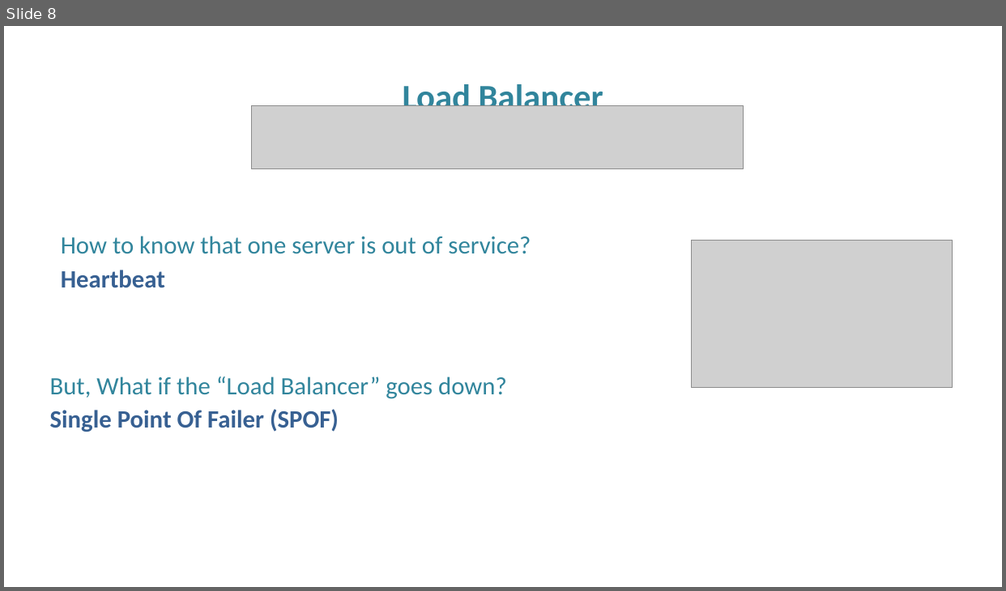
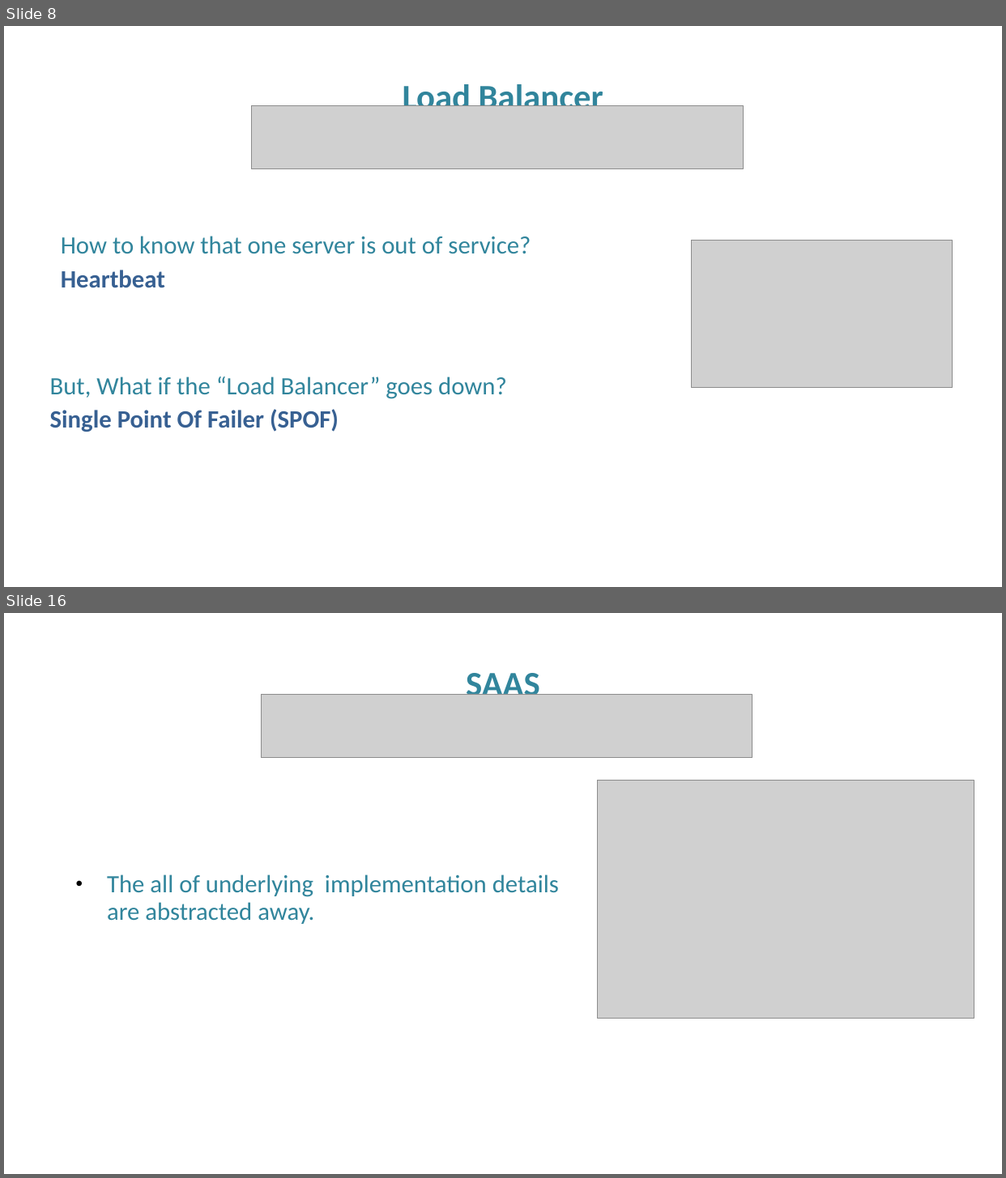
Before and after one commit to FITE-5thYear/InformationSystems, a slide deck: scaling in the cloud.pptx. Shown one above the other, each under a label of ours: slide 8 before the commit, slides 8 and 16 after it; the slides between them are not shown. The pictures are 1006x591 and 1006x1178 pixels, drawn with LibreOffice and Linux fonts; fonts in the diff are those of the drawing; grey boxes stand for pictures; background and template pictures are left out. Boxes give left, top, right and bottom in pixels: in the first picture for what was removed or moved away, otherwise in the second. Text is boxed around its words. In the diff, an @@ line names an element or a change of style, - is before the commit and + after.

```diff
--- a/scaling in the cloud.pptx
+++ b/scaling in the cloud.pptx
@@ slide 16 added at (4, 613, 1002, 1174), background picture (left out) @@
@@ text added at (466, 667, 540, 695), 50 pt, text #31859C, bold @@
+SAAS
@@ picture added at (261, 694, 752, 758) @@
@@ picture added at (597, 780, 974, 1018) @@
@@ text added at (107, 875, 559, 924), 36 pt, text #31859C @@
+• The all of underlying implementation details are abstracted away.
```
Also in this commit, not shown: 1 slide changed, 9 other slides added, 1 other file.
